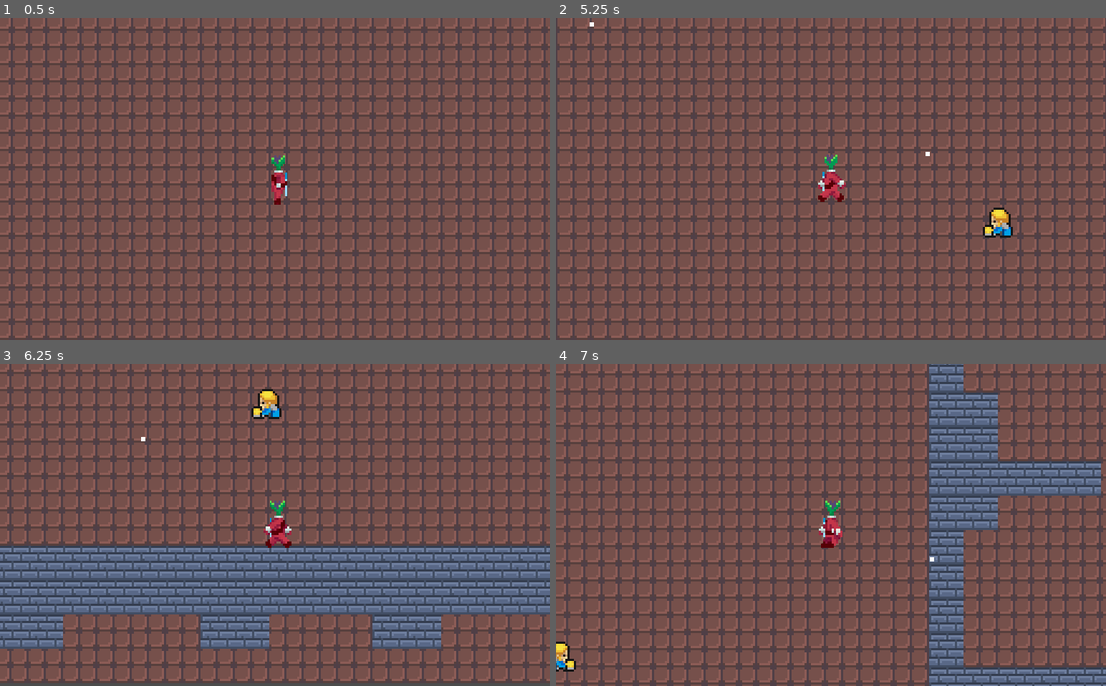
Above: before the commit, frames 1-4 (two rows, left to right).
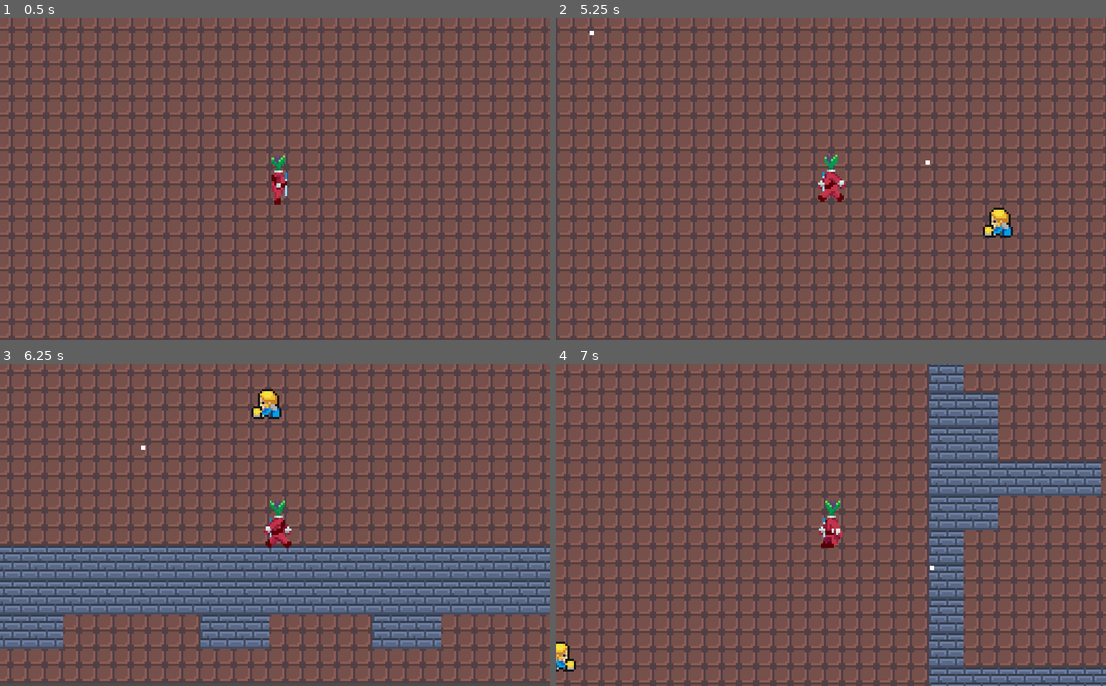
Above: after the commit, the same moments.

Repository: aayushrh/pikmin-Idea
Game: Godot game, scene res://World/World.tscn
Two runs of this game, one before a commit and one after it. Both use one fixed random seed, a clock stepped at 60 frames per second and the inputs below.
Inputs (mouse positions are in pixels of both pictures, inside the frame that each line leads up to):
- Up to frame 1 (0.5 s): no input
- Up to frame 2 (5.25 s): tap Enter at 0.5 s; move the mouse to (952, 162) at 0.52 s; hold D (game_right) 0.53-1.28 s; right-click (952, 162) at 0.6 s; move the mouse to (721, 195) at 1.27 s; hold S (game_down) 1.28-2.03 s; click (721, 195) at 1.35 s; right-click (721, 195) at 1.55 s; move the mouse to (886, 108) at 2.02 s; hold D (game_right) 2.03-2.78 s; tap Space (dash) at 2.1 s; right-click (886, 108) at 2.3 s; move the mouse to (803, 243) at 2.77 s; hold W (game_up) 2.78-3.53 s; right-click (803, 243) at 2.85 s; move the mouse to (996, 227) at 3.52 s; hold A (game_left) 3.53-5.03 s; tap - (zoom_in) at 3.6 s; right-click (996, 227) at 3.8 s; move the mouse to (666, 130) at 4.27 s; tap = (zoom_out) at 4.35 s; right-click (666, 130) at 4.55 s; move the mouse to (858, 179) at 5.02 s; hold S (game_down) from 5.03 s (still down); right-click (858, 179) at 5.1 s
- Up to frame 3 (6.25 s): move the mouse to (192, 444) at 5.77 s; release S (game_down) at 5.78 s; hold D (game_right) from 5.78 s (still down); click (192, 444) at 5.85 s; right-click (192, 444) at 6.05 s
- Up to frame 4 (7 s): move the mouse to (952, 508) at 6.52 s; release D (game_right) at 6.53 s; hold W (game_up) from 6.53 s (still down); tap Space (dash) at 6.6 s; right-click (952, 508) at 6.8 s

Frame 1 is identical in both runs. In frame 2, less than 0.1% of the frame differs, in the area x 6-68%, y 1-46%; in frame 3, less than 0.1%; in frame 4, less than 0.1%.

Commit message:
add dash anim, fix bullet wall spawn

Diff:
--- a/Player.gd
+++ b/Player.gd
@@ -28,7 +28,7 @@
 		var vector = get_global_mouse_position() - global_position
 		vector = vector.normalized()
 		var bullet = Bullet.instance()
-		bullet.global_position = global_position
+		bullet.global_position = global_position + Vector2(0, 4)
 		bullet.direction = vector
 		get_tree().current_scene.add_child(bullet)
 	if(playerState == "Move"):
@@ -50,7 +50,6 @@
 	else:
 		dir = -1
 	aTree.set("parameters/Attack/blend_position", dir)
-	print(dir)
 
 	if(Input.is_action_just_pressed("attack")):
 		state.travel("Attack")
@@ -75,6 +74,7 @@
 		state.travel("Run")
 		aTree.set("parameters/Idle/blend_position", input_vector)
 		aTree.set("parameters/Run/blend_position", input_vector.x)
+		aTree.set("parameters/Dash/blend_position", input_vector.x)
 		velocity += input_vector * ACCELERATION * delta
 		velocity.clamped(MAX_SPEED)
 	else:
@@ -84,6 +84,7 @@
 	velocity = move_and_slide(velocity)
 
 func _dash(delta):
+	state.travel("Dash")
 	var input_vector = velocity.normalized()
 	input_vector *= DASH_SPEED * 100
 	move_and_slide(input_vector * delta)
--- a/Player/Player.tscn
+++ b/Player/Player.tscn
@@ -163,6 +163,40 @@
 "values": [ false, true ]
 }
 
+[sub_resource type="Animation" id=46]
+resource_name = "Dash_Left"
+length = 0.45
+loop = true
+tracks/0/type = "value"
+tracks/0/path = NodePath("Sprite:frame")
+tracks/0/interp = 1
+tracks/0/loop_wrap = true
+tracks/0/imported = false
+tracks/0/enabled = true
+tracks/0/keys = {
+"times": PoolRealArray( 0, 0.1, 0.4 ),
+"transitions": PoolRealArray( 1, 1, 1 ),
+"update": 1,
+"values": [ 25, 26, 27 ]
+}
+
+[sub_resource type="Animation" id=47]
+resource_name = "Dash_Right"
+length = 0.45
+loop = true
+tracks/0/type = "value"
+tracks/0/path = NodePath("Sprite:frame")
+tracks/0/interp = 1
+tracks/0/loop_wrap = true
+tracks/0/imported = false
+tracks/0/enabled = true
+tracks/0/keys = {
+"times": PoolRealArray( 0, 0.1, 0.4 ),
+"transitions": PoolRealArray( 1, 1, 1 ),
+"update": 1,
+"values": [ 30, 31, 32 ]
+}
+
 [sub_resource type="Animation" id=1]
 resource_name = "Idle_Down"
 length = 0.1
@@ -354,6 +388,18 @@
 blend_point_1/pos = 1.0
 blend_point_2/node = SubResource( 45 )
 blend_point_2/pos = -1.0
+
+[sub_resource type="AnimationNodeAnimation" id=48]
+animation = "Dash_Left"
+
+[sub_resource type="AnimationNodeAnimation" id=49]
+animation = "Dash_Right"
+
+[sub_resource type="AnimationNodeBlendSpace1D" id=50]
+blend_point_0/node = SubResource( 48 )
+blend_point_0/pos = -1.0
+blend_point_1/node = SubResource( 49 )
+blend_point_1/pos = 1.0
 
 [sub_resource type="AnimationNodeAnimation" id=10]
 animation = "Idle_Up"
@@ -400,14 +446,22 @@
 [sub_resource type="AnimationNodeStateMachineTransition" id=44]
 switch_mode = 2
 
+[sub_resource type="AnimationNodeStateMachineTransition" id=51]
+switch_mode = 2
+
+[sub_resource type="AnimationNodeStateMachineTransition" id=52]
+switch_mode = 2
+
 [sub_resource type="AnimationNodeStateMachine" id=21]
 states/Attack/node = SubResource( 37 )
-states/Attack/position = Vector2( 269.4, 153.812 )
+states/Attack/position = Vector2( 70.9, 74.656 )
+states/Dash/node = SubResource( 50 )
+states/Dash/position = Vector2( 553.67, 74.1723 )
 states/Idle/node = SubResource( 14 )
 states/Idle/position = Vector2( 224.5, 74 )
 states/Run/node = SubResource( 42 )
 states/Run/position = Vector2( 388.17, 73.3112 )
-transitions = [ "Idle", "Attack", SubResource( 38 ), "Attack", "Idle", SubResource( 39 ), "Idle", "Run", SubResource( 43 ), "Run", "Idle", SubResource( 44 ) ]
+transitions = [ "Idle", "Attack", SubResource( 38 ), "Attack", "Idle", SubResource( 39 ), "Idle", "Run", SubResource( 43 ), "Run", "Idle", SubResource( 44 ), "Dash", "Run", SubResource( 51 ), "Run", "Dash", SubResource( 52 ) ]
 start_node = "Idle"
 graph_offset = Vector2( -90.3298, 17.1225 )
 
@@ -439,6 +493,8 @@
 anims/Attack_Left = SubResource( 27 )
 anims/Attack_Right = SubResource( 26 )
 anims/Attack_Up = SubResource( 25 )
+anims/Dash_Left = SubResource( 46 )
+anims/Dash_Right = SubResource( 47 )
 anims/Idle_Down = SubResource( 1 )
 anims/Idle_Left = SubResource( 2 )
 anims/Idle_Right = SubResource( 3 )
@@ -454,6 +510,7 @@
 anim_player = NodePath("../AnimationPlayer")
 parameters/playback = SubResource( 22 )
 parameters/Attack/blend_position = Vector2( 0, -1 )
+parameters/Dash/blend_position = 0
 parameters/Idle/blend_position = Vector2( -1, 0 )
 parameters/Run/blend_position = Vector2( 0, 0 )
 
Not shown: 1 places in Player/Player.tscn that only renumber resources
